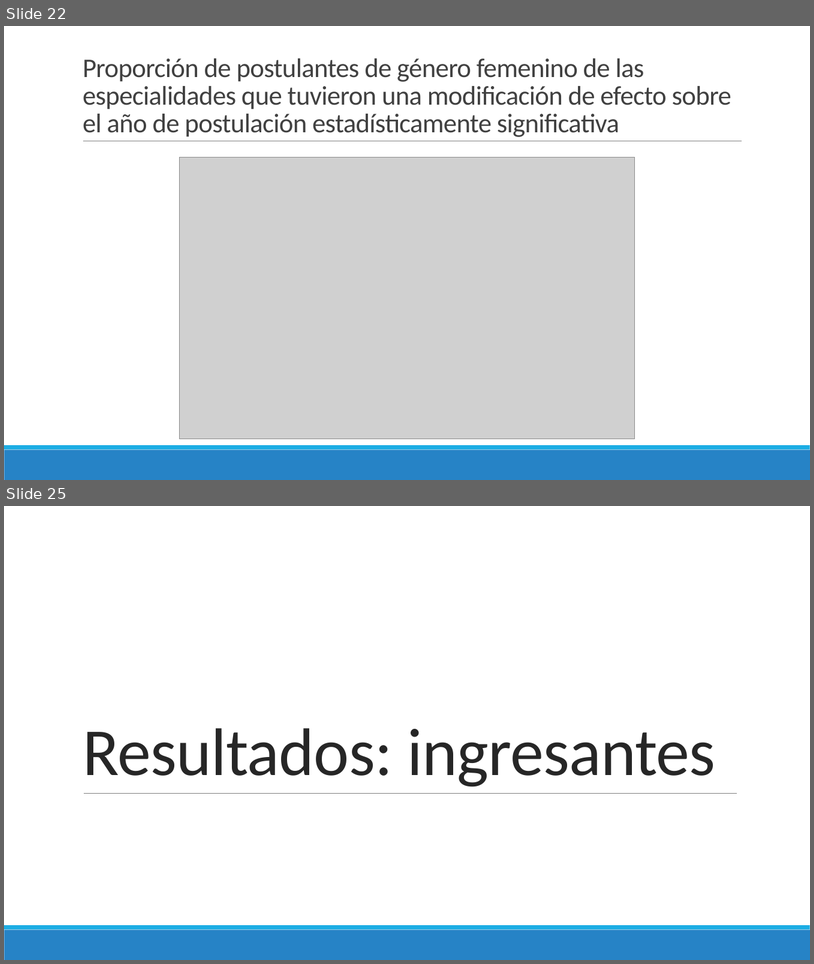
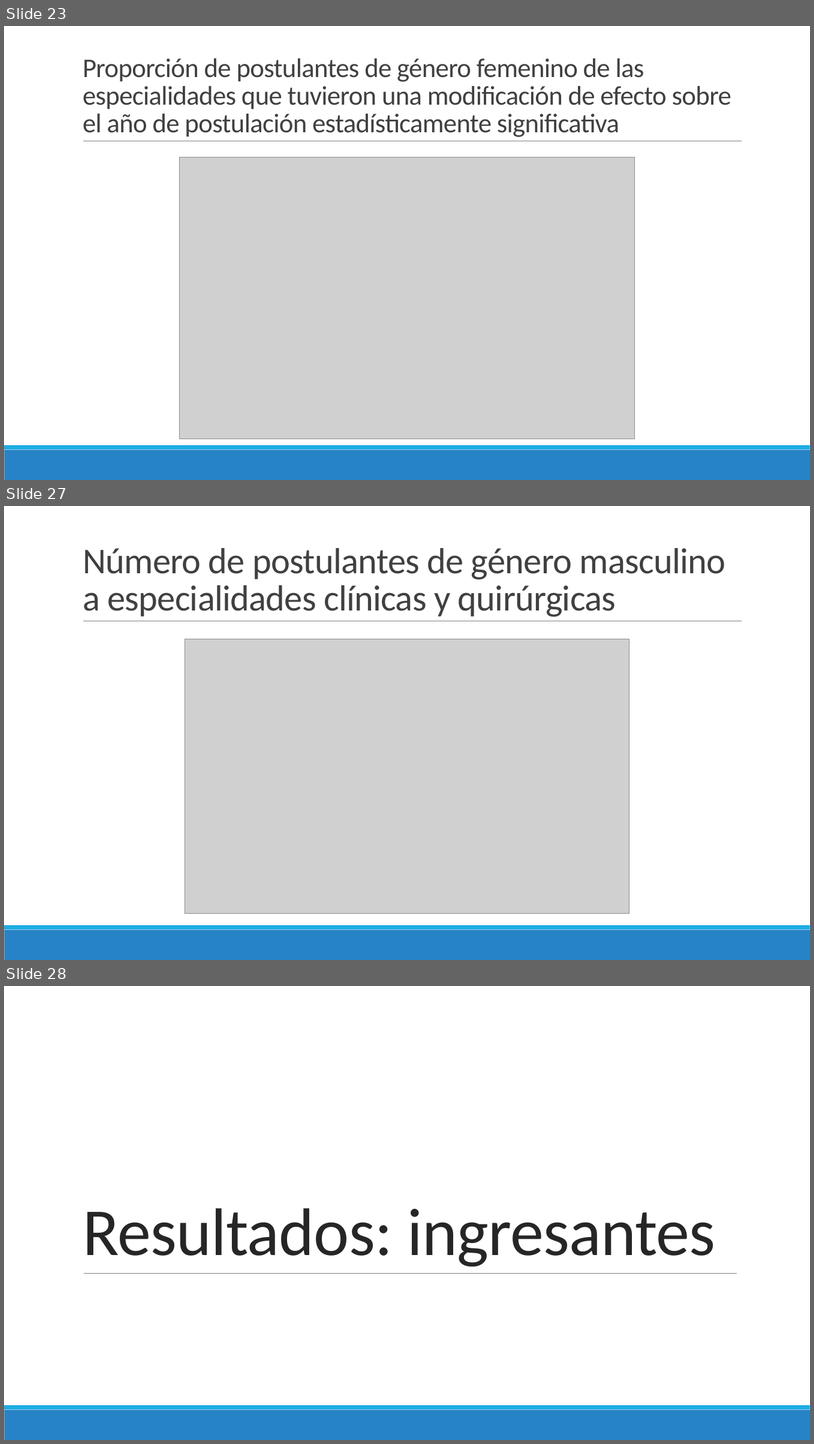
Before and after one commit to danimedi/tesis_genero_especialidades, a slide deck: doc/diapositivas_sustentacion_tesis.pptx. Shown one above the other, each under a label of ours: slides 22 and 25 before the commit, slides 23, 27 and 28 after it; the slides between them are not shown. The pictures are 814x964 and 814x1444 pixels, drawn with LibreOffice and Linux fonts; fonts in the diff are those of the drawing; grey boxes stand for pictures. Boxes give left, top, right and bottom in pixels: in the first picture for what was removed or moved away, otherwise in the second. Text is boxed around its words. In the diff, an @@ line names an element or a change of style, - is before the commit and + after.

```diff
--- a/doc/diapositivas_sustentacion_tesis.pptx
+++ b/doc/diapositivas_sustentacion_tesis.pptx
@@ slide 27 added at (x1=4, y1=506, x2=810, y2=960), background #FFFFFF; not listed: 3 template elements that a slide beside it also shows @@
@@ title added at (x1=83, y1=548, x2=726, y2=617), 43.2 pt, text #404040 @@
+Número de postulantes de género masculino a especialidades clínicas y quirúrgicas
@@ picture added at (x1=185, y1=639, x2=630, y2=913) @@
@@ what was slide 22 is now slide 23 @@
@@ what was slide 25 is now slide 28 @@
```
Also in this commit, not shown: 1 slide changed, 12 other slides added, 3 slides removed.
